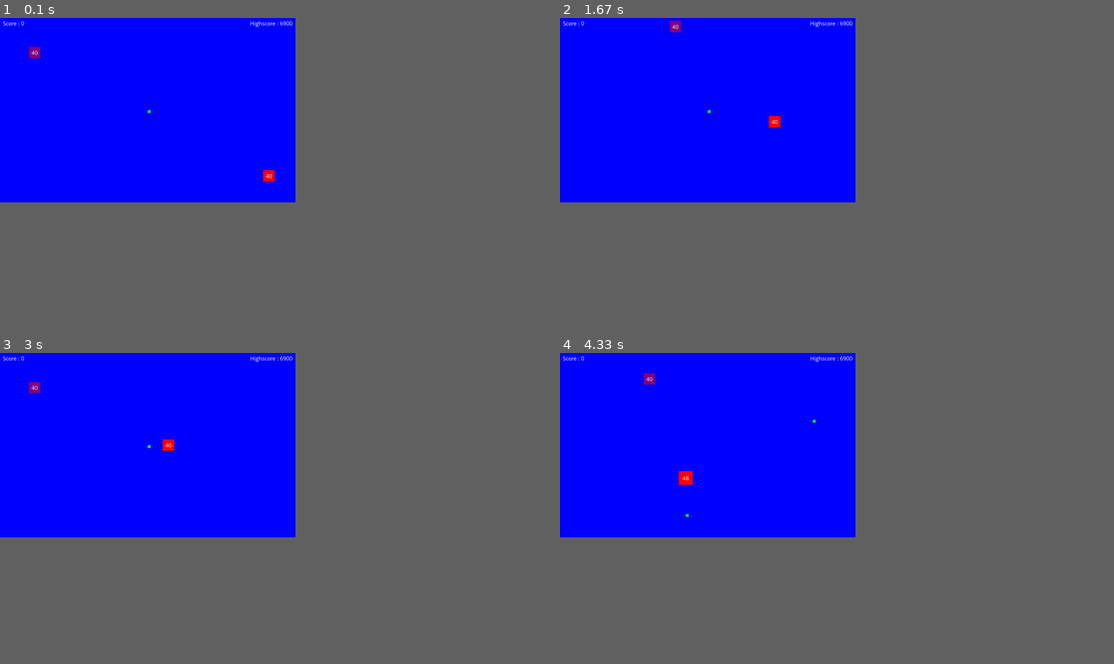
Above: before the commit, frames 1-4 (two rows, left to right).
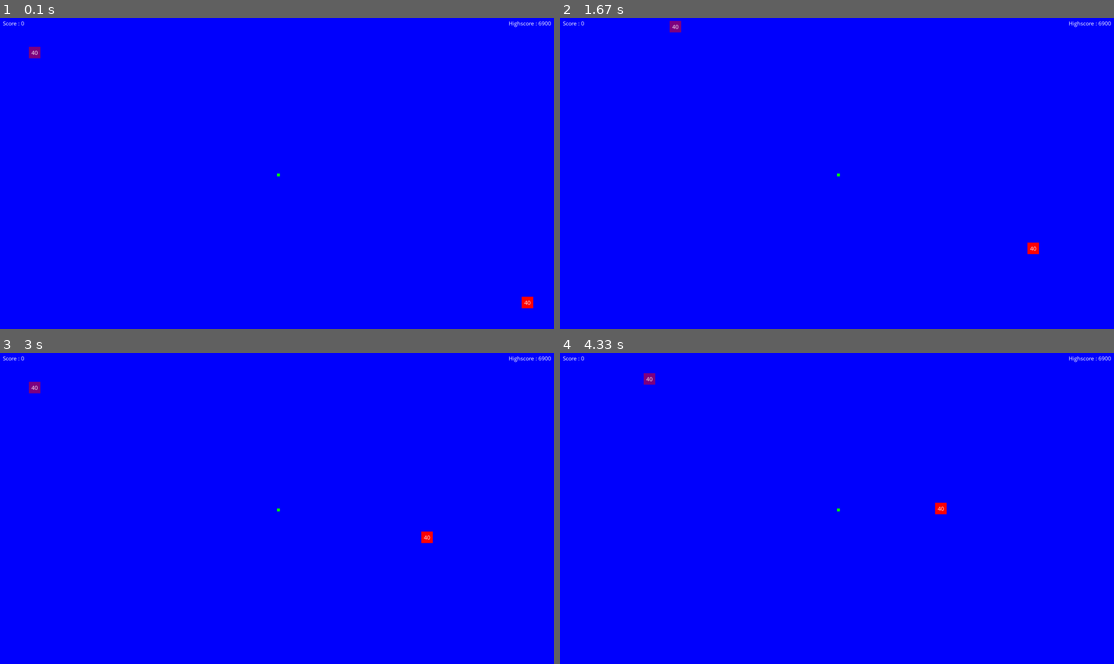
Above: after the commit, the same moments.

Repository: Isopod00/Pygame-Project
Game: pygame game, started from Game/game.py
The game is run twice, just before and just after one commit, with the same random seed, the same clock (stepped at 60 frames per second) and the same inputs.
Inputs:
- Up to frame 1 (0.1 s): no input
- Up to frame 2 (1.67 s): hold Right 0.33-0.8 s; hold Up 0.83-1.13 s; hold Right 1.17-1.63 s
- Up to frame 3 (3 s): hold Left 1.67-2.2 s; hold Down 2.23-2.53 s; hold Left 2.57-2.97 s
- Up to frame 4 (4.33 s): hold Up 3-3.37 s; hold Right 3.4-4.03 s; hold Down from 4.07 s (still down)
In our replay, the window is 480x300 before the commit and 900x506 after it. These sizes can differ from the game's own. Grey fills any space a smaller window leaves; there, only what the larger window draws over its background counts as a difference.

The runs differ from the first frame. In frame 1, 0.3% of the frame differs, in the area x 26-100%, y 0-94%; in frame 2, 0.3%; in frame 3, 0.3%; in frame 4, 0.4%, in the area x 21-100%, y 0-53%.

Commit message:
Change the display mode/resolution

Diff:
--- a/Game/game.py
+++ b/Game/game.py
@@ -15,8 +15,8 @@
 brown = (139, 69, 19)
 
 ## Game Configuration Settings (Important)
-WINDOW_WIDTH = 1024 ## Width of the screen in pixels
-WINDOW_HEIGHT = 640 ## Height of the screen in pixels
+WINDOW_WIDTH = 1920 ## Width of the screen in pixels
+WINDOW_HEIGHT = 1080 ## Height of the screen in pixels
 FPS = 60 ## How many Frames Per Second to render
 
 ## Set the initial size of the character and enemt
@@ -33,7 +33,9 @@
 ## Instantiate the game clock object
 fpsClock = pygame.time.Clock()
 
-WINDOW = pygame.display.set_mode((WINDOW_WIDTH, WINDOW_HEIGHT)) ## Define the size of the game window
+flags = pygame.SCALED | pygame.RESIZABLE ## Make the game window resizable, and scale it to maintain the same aspect ratio
+WINDOW = pygame.display.set_mode((WINDOW_WIDTH, WINDOW_HEIGHT), flags, vsync=1) ## Set the display mode and enable vsync
+
 pygame.display.set_caption('Square Survival') ## Set the title of the game window
 pygame_icon = pygame.image.load('Icon.png') ## Load the game icon
 pygame.display.set_icon(pygame_icon) ## Set the game icon
